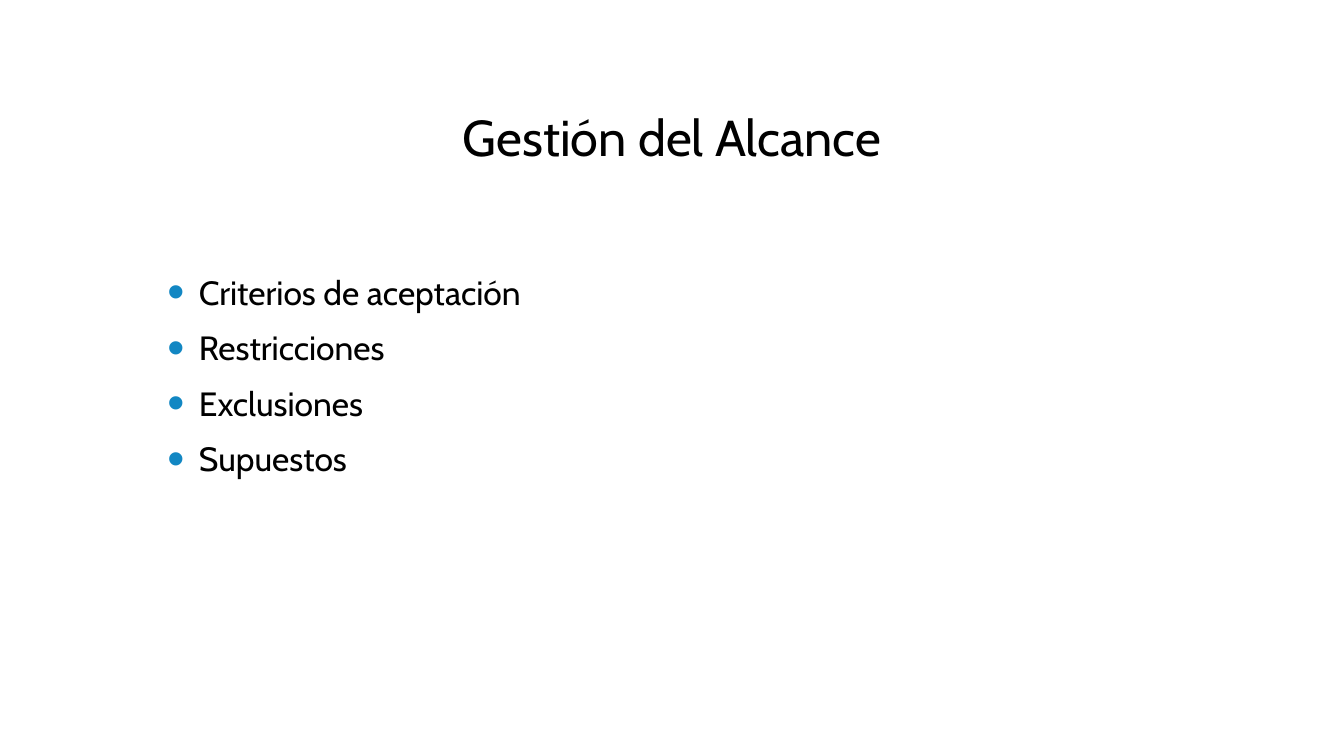
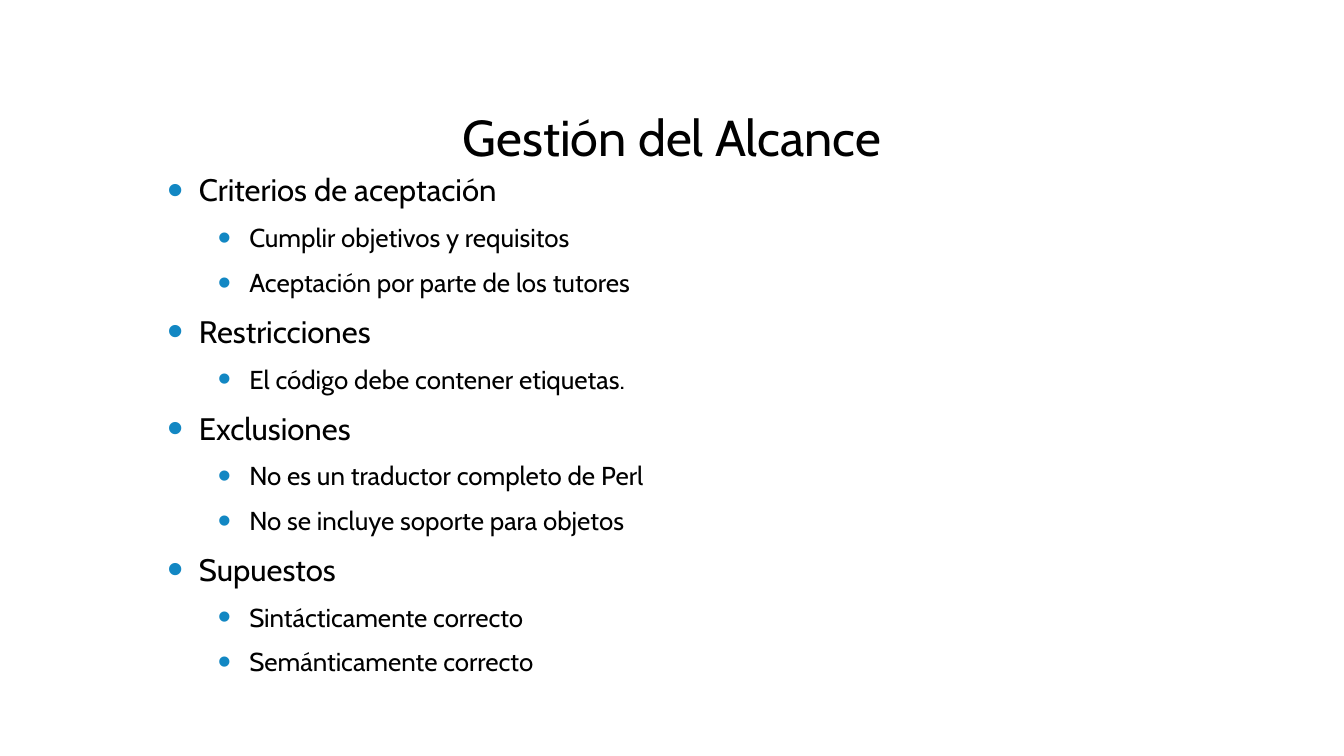
Before and after one commit to cesarpomar/Perldoop2-tfg, a slide deck: slide 7 of doc/Presentacion.pptx. Drawn at 1344x756 pixels with LibreOffice and Linux fonts; fonts in the diff are those of the drawing; background and template pictures are left out. Boxes give left, top, right and bottom in pixels: in the first picture for what was removed or moved away, otherwise in the second. Text is boxed around its words. In the diff, an @@ line names an element or a change of style, - is before the commit and + after.

```diff
--- a/doc/Presentacion.pptx
+++ b/doc/Presentacion.pptx
@@ text at (x1=199, y1=178, x2=496, y2=588): size 24 to 22.2 pt in "Criterios de aceptación", "Restricciones", "Exclusiones", "Supuestos" @@
@@ text at (x1=249, y1=227, x2=630, y2=297): paragraphs added @@
+  • Cumplir objetivos y requisitos
+  • Aceptación por parte de los tutores
@@ text at (x1=249, y1=369, x2=625, y2=394): paragraph added @@
+  • El código debe contener etiquetas.
@@ text at (x1=249, y1=465, x2=643, y2=536): paragraphs added @@
+  • No es un traductor completo de Perl
+  • No se incluye soporte para objetos
@@ text at (x1=249, y1=608, x2=533, y2=672): paragraphs added @@
+  • Sintácticamente correcto
+  • Semánticamente correcto
```
Also in this commit, not shown: 15 other slides changed, 1 slide added.
